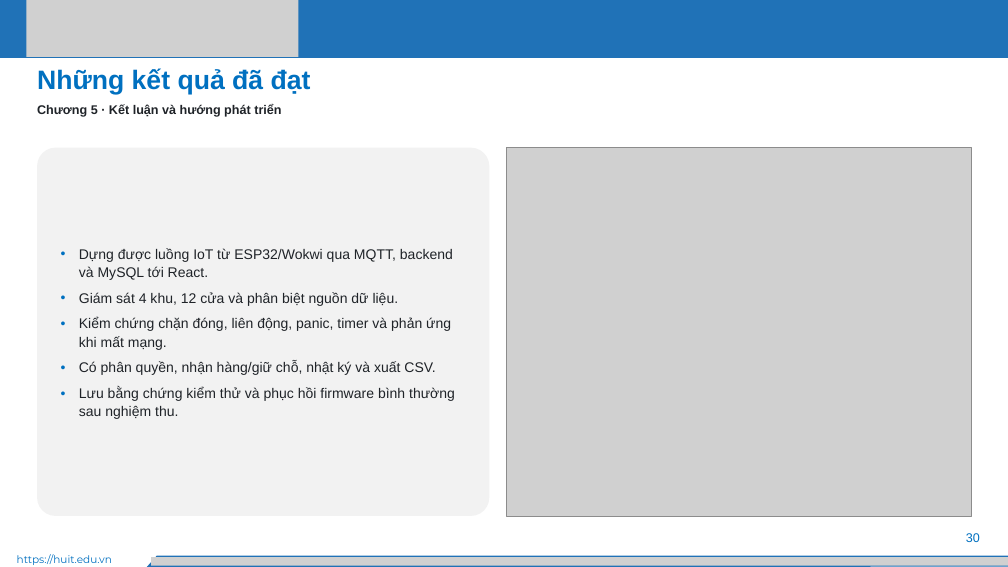
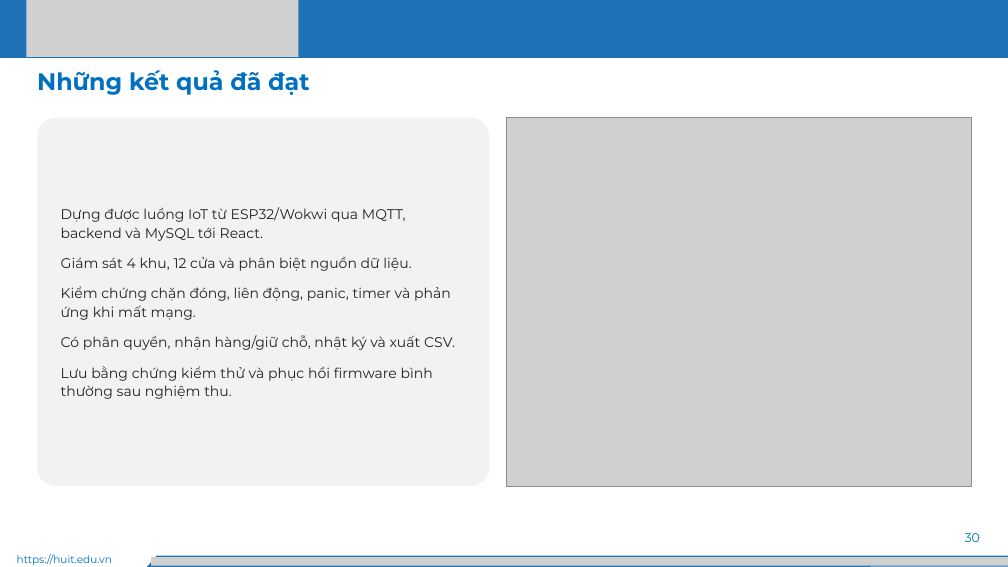
Before and after one commit to Huuloc123456/khoguard-iot, a slide deck: slide 30 of docs/slides/KhoGuard-thuyet-trinh.pptx. Drawn at 1008x567 pixels with LibreOffice and Linux fonts; fonts in the diff are those of the drawing; grey boxes stand for pictures. Boxes give left, top, right and bottom in pixels: in the first picture for what was removed or moved away, otherwise in the second. Text is boxed around its words. In the diff, an @@ line names an element or a change of style, - is before the commit and + after.

```diff
--- a/docs/slides/KhoGuard-thuyet-trinh.pptx
+++ b/docs/slides/KhoGuard-thuyet-trinh.pptx
@@ text "Những kết quả đã đạt" at box(37, 70, 309, 95): size 38 to 34 pt, font Arial to Montserrat @@
@@ rounded rectangle "Dựng được luồng IoT từ ...": place and size @@
-rounded rectangle "Dựng được luồng IoT từ ..." at box(37, 148, 489, 516)
+rounded rectangle "Dựng được luồng IoT từ ..." at box(37, 117, 489, 486)
@@ rounded rectangle "Dựng được luồng IoT từ ..." at box(37, 117, 489, 486): font Arial to Montserrat; bullet • to none; line spacing 1.08 to 1.1; more space between paragraphs @@
@@ text removed at box(37, 104, 281, 117) @@
-Chương 5 · Kết luận và hướng phát triển
@@ picture: place and size @@
-picture at box(506, 148, 971, 516)
+picture at box(506, 117, 971, 486)
@@ text "30" at box(965, 533, 980, 542): font Arial to Montserrat @@
```
Also in this commit, not shown: 32 other slides changed, 7 other files.
